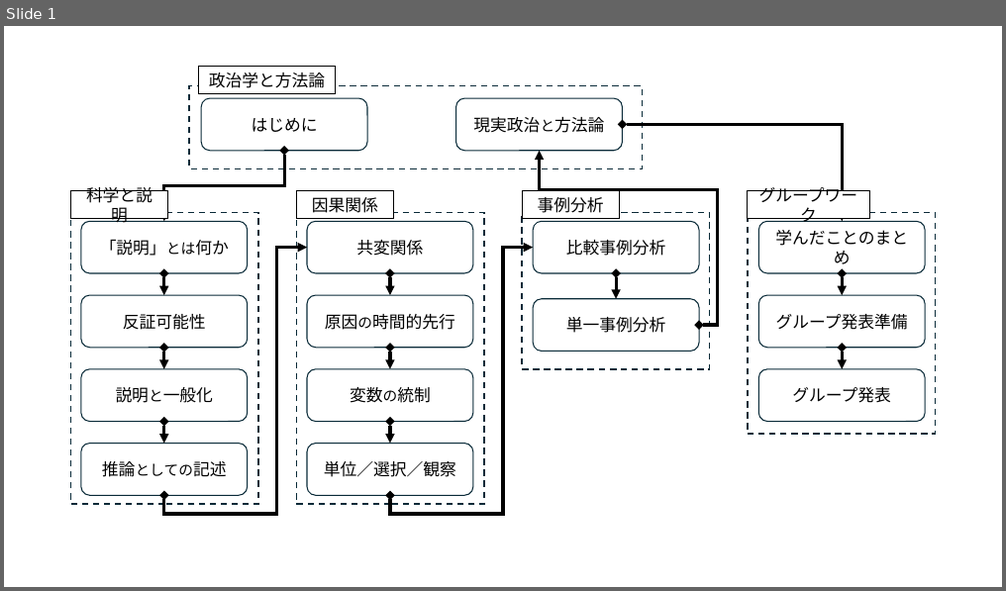
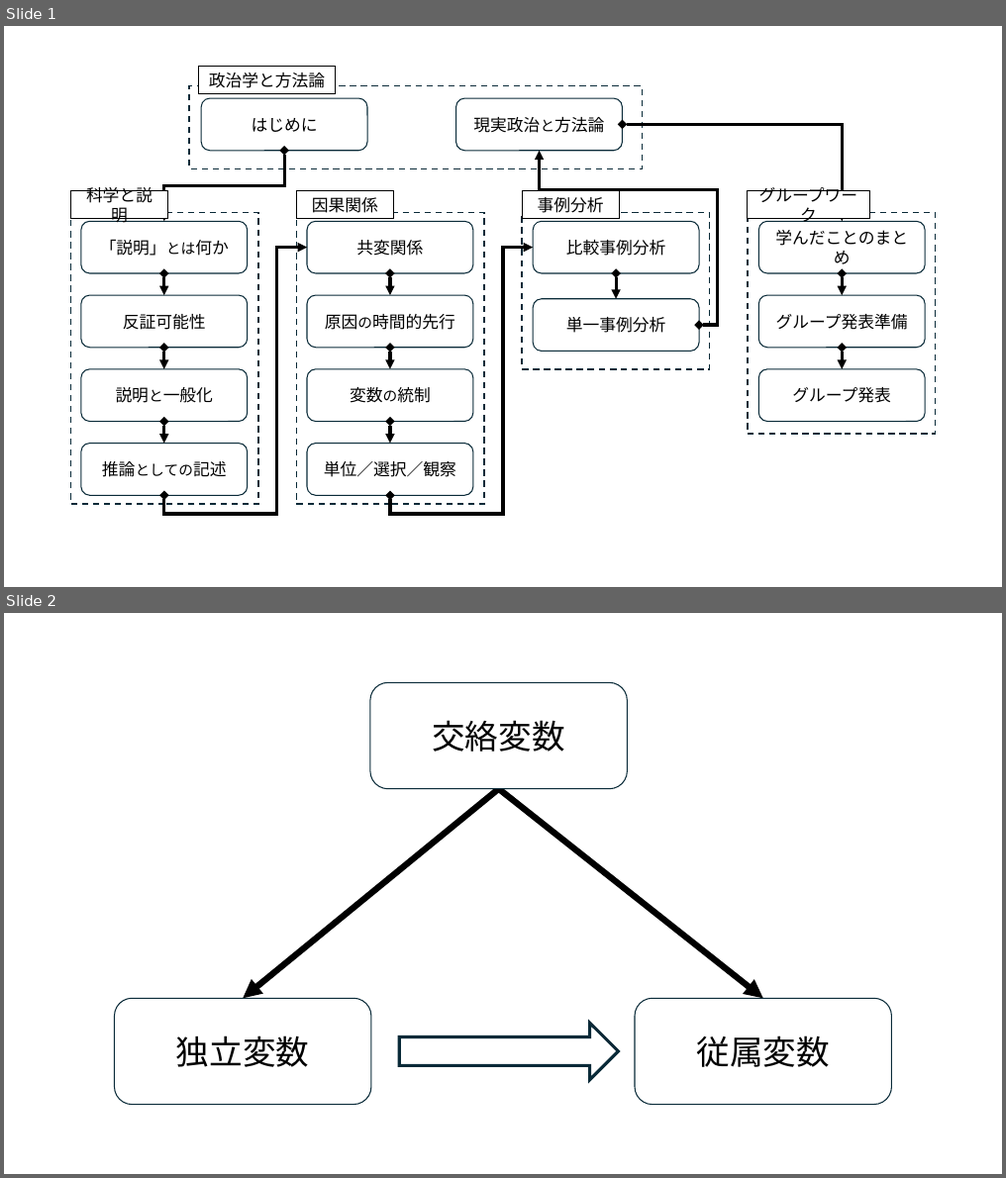
Before and after one commit to junpei-suzuki/ICPA1-2026-Komazawa, a slide deck: figs/DIYfigures_icpa1.pptx. Shown one above the other, each under a label of ours: slide 1 before the commit, slides 1 and 2 after it. The pictures are 1006x591 and 1006x1178 pixels, drawn with LibreOffice and Linux fonts; fonts in the diff are those of the drawing. Boxes give left, top, right and bottom in pixels: in the first picture for what was removed or moved away, otherwise in the second. Text is boxed around its words. In the diff, an @@ line names an element or a change of style, - is before the commit and + after.

```diff
--- a/figs/DIYfigures_icpa1.pptx
+++ b/figs/DIYfigures_icpa1.pptx
@@ slide 2 added at <box>4,613,1002,1174</box>, background #FFFFFF @@
@@ group added at <box>114,682,892,1105</box>: 3 rounded rectangles, 2 arrows, 1 right arrow @@
+独立変数
+従属変数
+交絡変数
```
Also in this commit, not shown: 1 other slide added, 4 other files.
